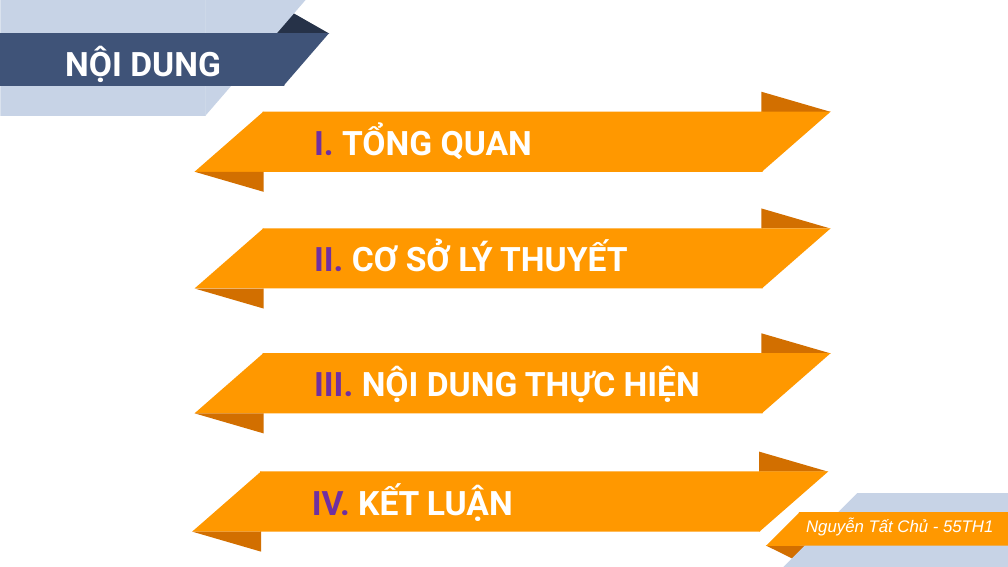
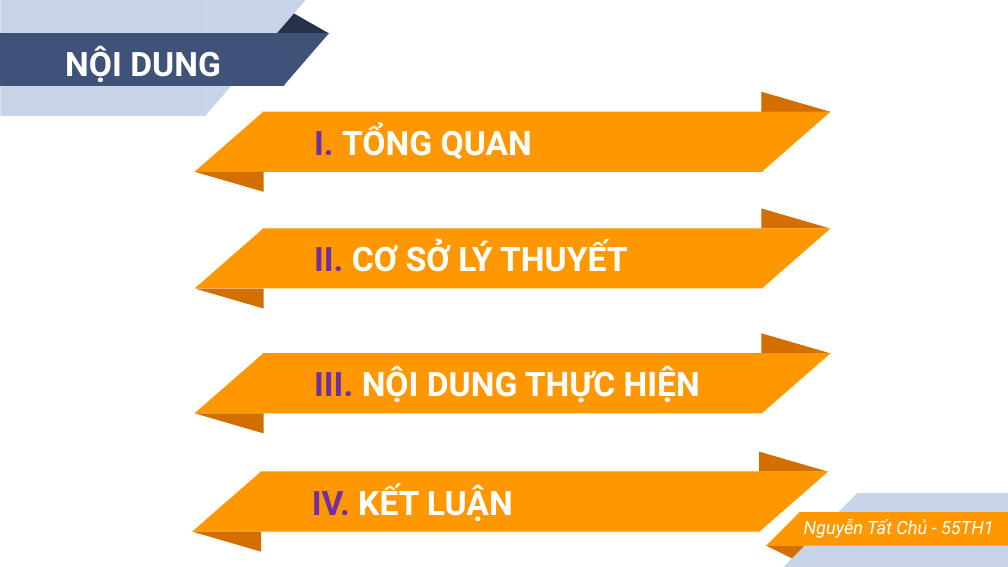
Before and after one commit to TatChu/handwriting-detect-for-learning-english, a slide deck: slide 2 of report/slide.pptx. Drawn at 1008x567 pixels with LibreOffice and Linux fonts; fonts in the diff are those of the drawing. Boxes give left, top, right and bottom in pixels: in the first picture for what was removed or moved away, otherwise in the second. Text is boxed around its words. In the diff, an @@ line names an element or a change of style, - is before the commit and + after.

```diff
--- a/report/slide.pptx
+++ b/report/slide.pptx
@@ text "Nguyễn Tất Chủ - 55TH1" at (x1=804, y1=519, x2=994, y2=538): size 12 to 13 pt, font Arial to Roboto @@
```
Also in this commit, not shown: 20 other slides changed, 3 slides added, 3 slides removed, 3 other files.
